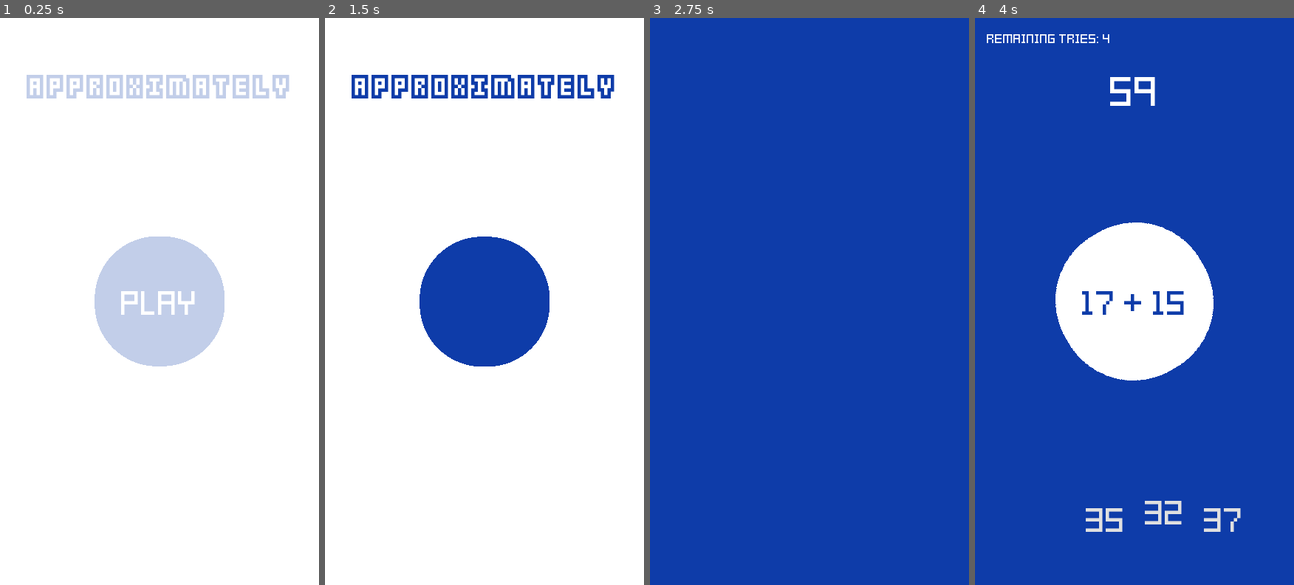
Above: before the commit, frames 1-4 (left to right).
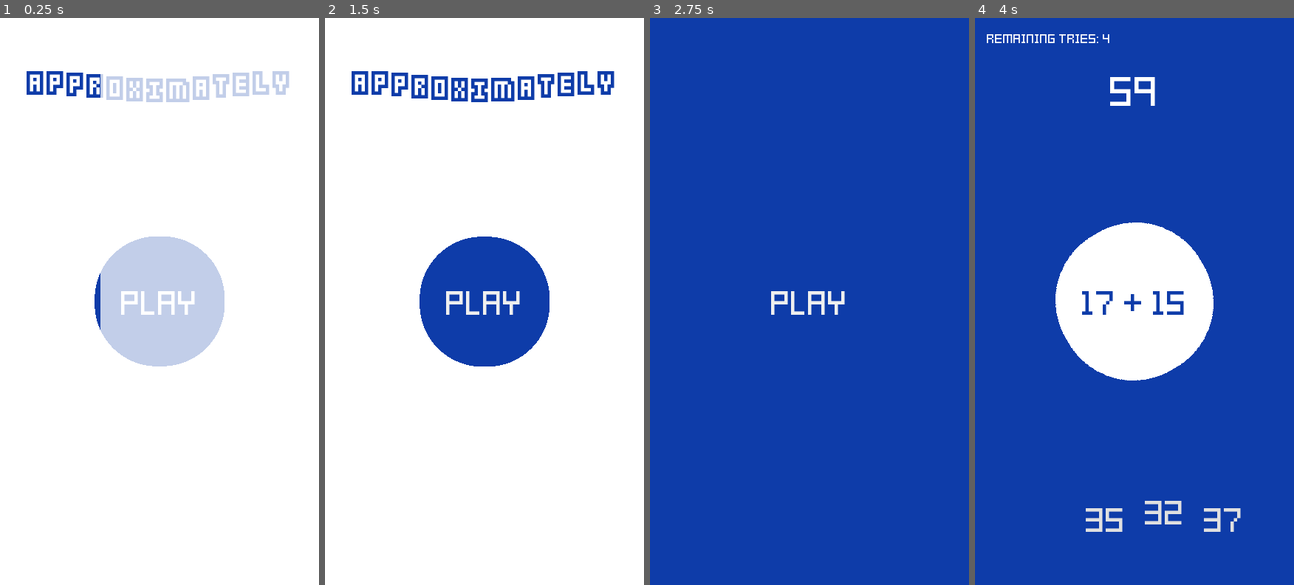
Above: after the commit, the same moments.

Repository: msanatan/Approximately
Game: Godot game, scene res://Scenes/MainMenu.tscn
Same seed, same stepped clock (60 frames per second), same inputs: the game is played once before the commit and once after it.
Inputs:
- Up to frame 1 (0.25 s): no input
- Up to frame 2 (1.5 s): click "Play" at 0.5 s; click "Play" at 1.25 s
- Up to frame 3 (2.75 s): click "Play" at 2 s
- Up to frame 4 (4 s): click "35" at 3.5 s

The runs differ from the first frame. In frame 1, 1.8% of the frame differs, in the area x 8-91%, y 9-55%; in frame 2, 1.7%; in frame 3, 0.4%; in frame 4, nothing differs.

Commit message:
Change title to rich label so we can use a wave animation
Instead of animating every letter, we use BBCode to manipulate the string.
It's not 100% the vision, but quicker than animating everything.
Learned something new I guess

Diff:
--- a/Scenes/MainMenu.tscn
+++ b/Scenes/MainMenu.tscn
@@ -19,6 +19,9 @@
 
 [node name="MainMenu" type="Node2D"]
 script = ExtResource( 2 )
+__meta__ = {
+"_edit_vertical_guides_": [ 241.0 ]
+}
 
 [node name="ColorRect" type="ColorRect" parent="."]
 margin_right = 432.0
@@ -27,18 +30,21 @@
 "_edit_use_anchors_": false
 }
 
-[node name="TitleLabel" type="Label" parent="."]
+[node name="TitleLabel" type="RichTextLabel" parent="."]
 margin_top = 64.0
 margin_right = 432.0
-margin_bottom = 118.0
-custom_colors/font_color = Color( 0.0588235, 0.239216, 0.666667, 1 )
-custom_fonts/font = ExtResource( 1 )
+margin_bottom = 128.0
+custom_colors/default_color = Color( 0.0588235, 0.239216, 0.666667, 1 )
+custom_fonts/normal_font = ExtResource( 1 )
+bbcode_enabled = true
+bbcode_text = "[center][wave amp=50 freq=-10]Approximately[/wave][/center]"
 text = "Approximately"
-align = 1
-valign = 1
 __meta__ = {
 "_edit_use_anchors_": false
 }
+
+[node name="CircleGrowingTransition" parent="." instance=ExtResource( 5 )]
+position = Vector2( 216, 384 )
 
 [node name="CircleSprite" type="Sprite" parent="."]
 modulate = Color( 0.0588235, 0.239216, 0.666667, 1 )
@@ -67,11 +73,9 @@
 "_edit_use_anchors_": false
 }
 
-[node name="CircleGrowingTransition" parent="." instance=ExtResource( 5 )]
-position = Vector2( 216, 384 )
+[node name="FadeTransition" parent="." instance=ExtResource( 6 )]
+position = Vector2( 136, 16 )
 
-[node name="FadeTransition" parent="." instance=ExtResource( 6 )]
-
+[connection signal="transition_finished" from="CircleGrowingTransition" to="." method="_on_CircleGrowingTransition_transition_finished"]
 [connection signal="pressed" from="PlayButton" to="." method="_on_PlayButton_pressed"]
-[connection signal="transition_finished" from="CircleGrowingTransition" to="." method="_on_CircleGrowingTransition_transition_finished"]
 [connection signal="transition_finished" from="FadeTransition" to="." method="_on_FadeTransition_transition_finished"]
